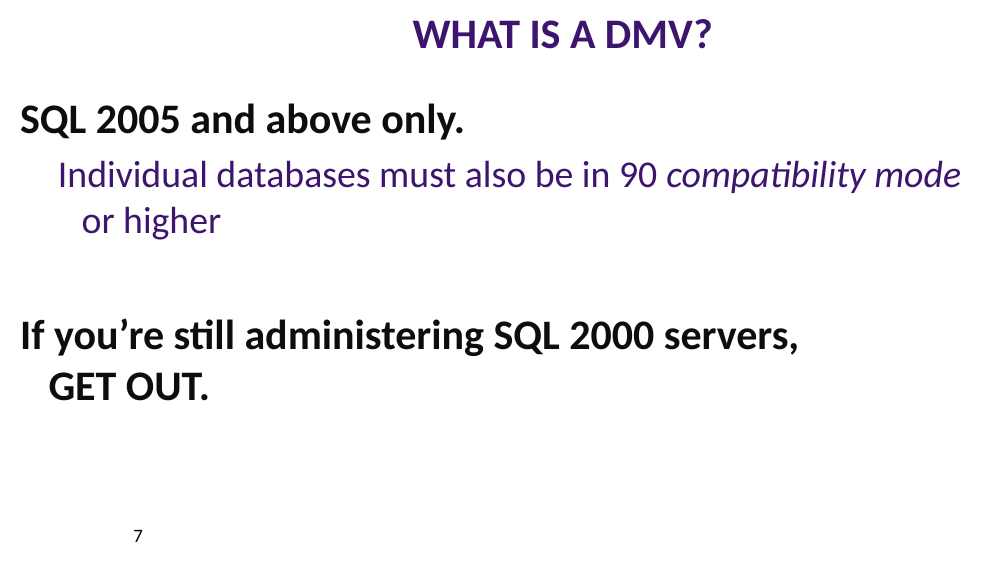
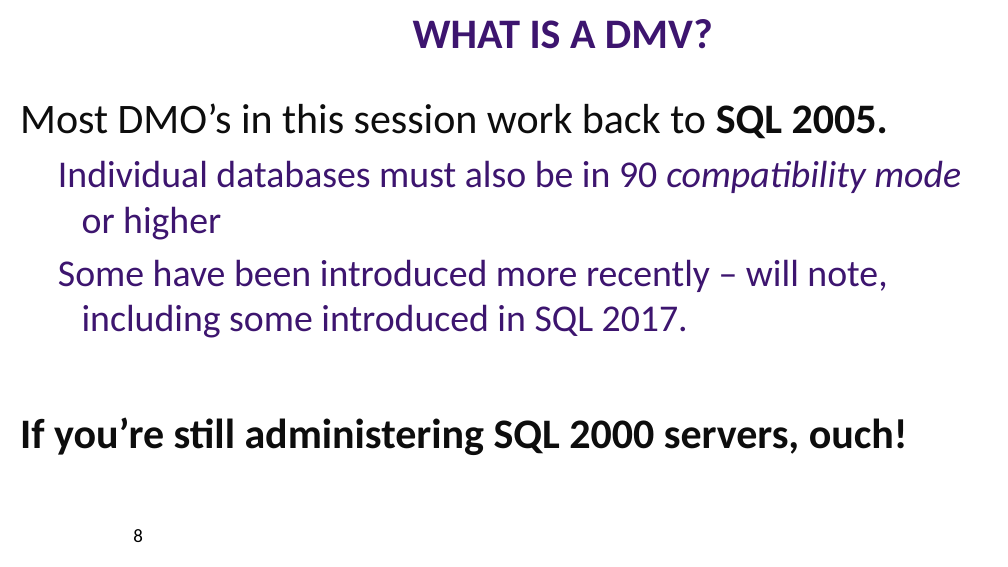
Before and after one commit to williamadba/Public-Presentations, a slide deck: slide 8 of HASSUG/DBA Best Practices with DMVs.pptx (slide 7 before the commit). Drawn at 1008x567 pixels with LibreOffice and Linux fonts; fonts in the diff are those of the drawing; background and template pictures are left out. Boxes give left, top, right and bottom in pixels: in the first picture for what was removed or moved away, otherwise in the second. Text is boxed around its words. In the diff, an @@ line names an element or a change of style, - is before the commit and + after.

```diff
--- a/HASSUG/DBA Best Practices with DMVs.pptx
+++ b/HASSUG/DBA Best Practices with DMVs.pptx
@@ text at bbox=[20, 103, 888, 139]: text changed; bold off @@
-SQL 2005 and above only.
+Most DMO’s in this session work back to SQL 2005.
@@ text at bbox=[20, 259, 908, 455]: text changed; size 40 to 36 pt; text colour #0D0D0D to #3D156F; bold off @@
-If you’re still administering SQL 2000 servers,
-GET OUT.
+  Some have been introduced more recently – will note, including some introduced in SQL 2017.
+If you’re still administering SQL 2000 servers, ouch!
@@ page number at bbox=[133, 529, 143, 542]: text changed @@
-7
+8
```
Also in this commit, not shown: 16 other slides changed, 7 slides added, 2 slides removed.
